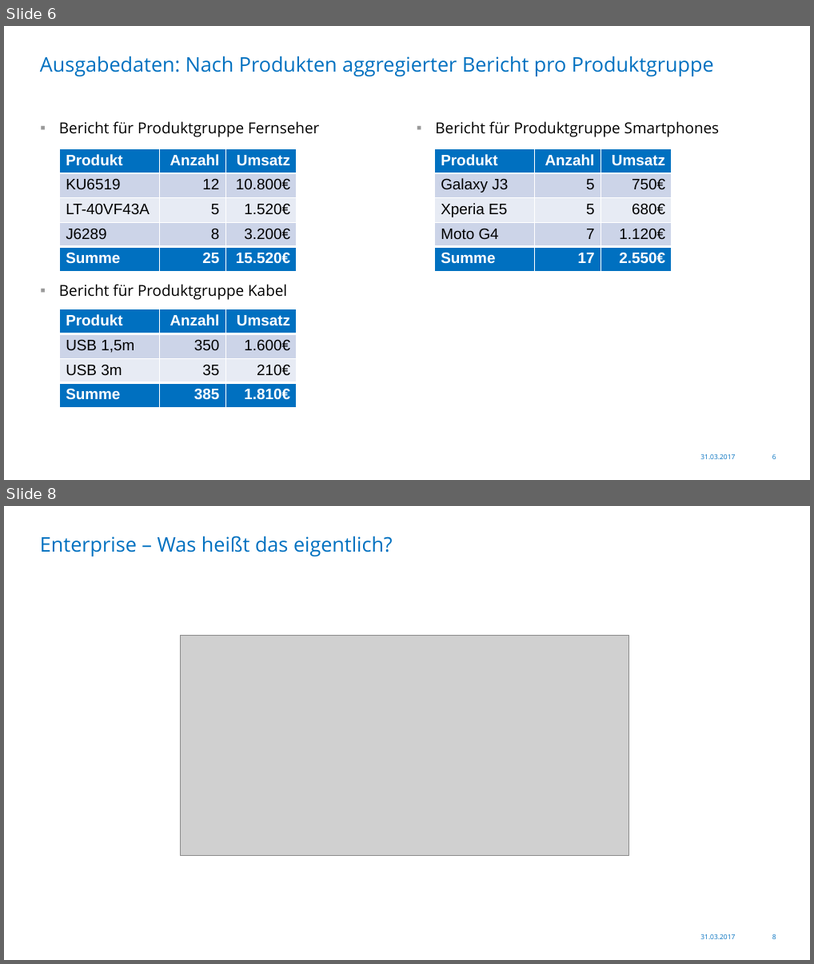
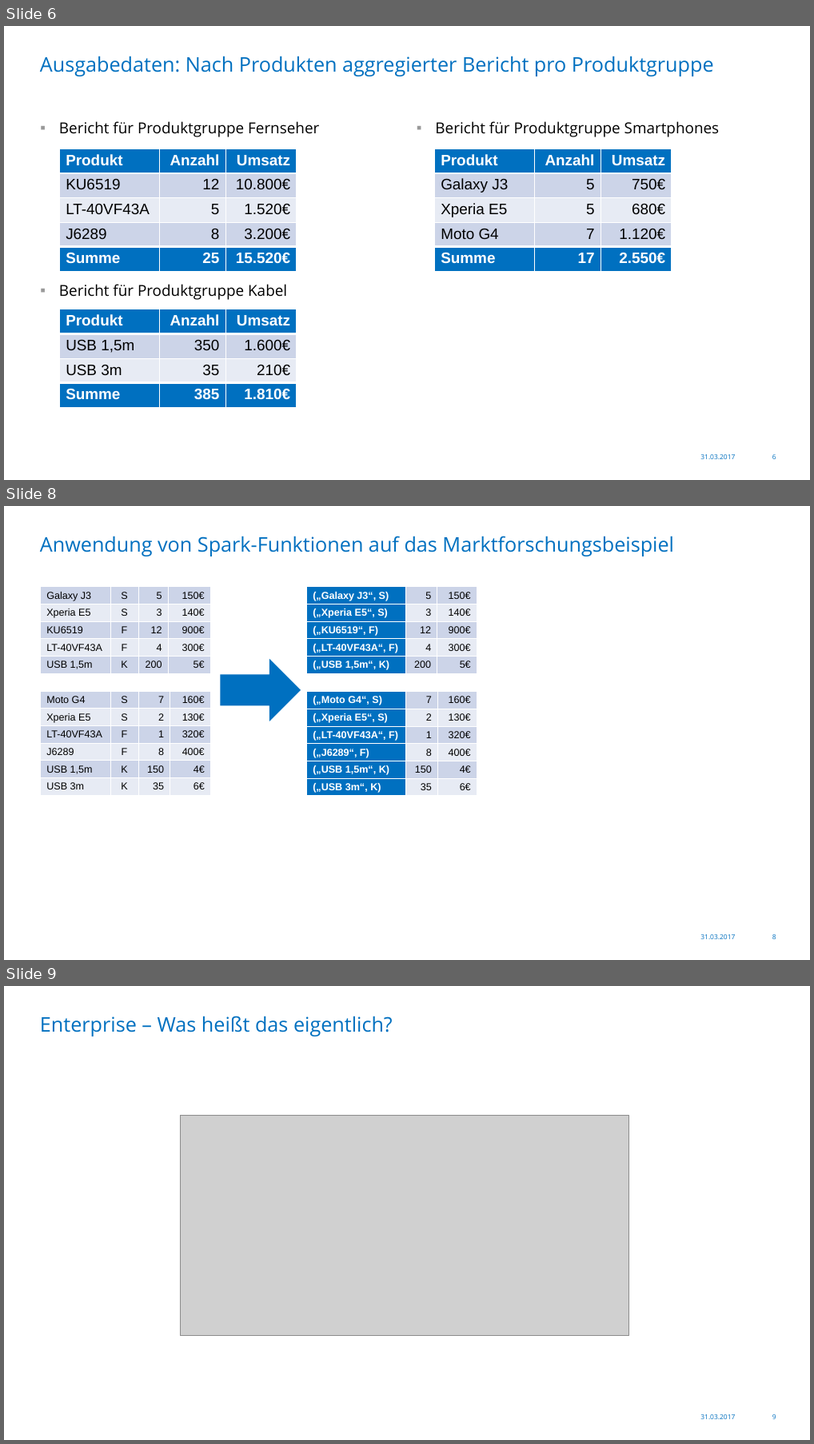
Before and after one commit to Skamandros/jug-saxony-workshop, a slide deck: src/slides/resources/2017-03-31-JUG-Saxony-Workshop-de.pptx. Shown one above the other, each under a label of ours: slides 6 and 8 before the commit, slides 6, 8 and 9 after it; the slides between them are not shown. The pictures are 814x964 and 814x1444 pixels, drawn with LibreOffice and Linux fonts; fonts in the diff are those of the drawing; grey boxes stand for pictures; background and template pictures are left out. Boxes give left, top, right and bottom in pixels: in the first picture for what was removed or moved away, otherwise in the second. Text is boxed around its words. In the diff, an @@ line names an element or a change of style, - is before the commit and + after.

```diff
--- a/src/slides/resources/2017-03-31-JUG-Saxony-Workshop-de.pptx
+++ b/src/slides/resources/2017-03-31-JUG-Saxony-Workshop-de.pptx
@@ slide 8 added at (x1=4, y1=506, x2=810, y2=960), background #FFFFFF; not listed: 2 template elements that a slide beside it also shows @@
@@ title added at (x1=40, y1=536, x2=674, y2=556), 24 pt, text #0070C0 @@
+Anwendung von Spark-Funktionen auf das Marktforschungsbeispiel
@@ table added at (x1=41, y1=587, x2=211, y2=677), 5 rows, 4 columns @@
+Galaxy J3 | S | 5 | 150€
+Xperia E5 | S | 3 | 140€
+KU6519 | F | 12 | 900€
+LT-40VF43A | F | 4 | 300€
+USB 1,5m | K | 200 | 5€
@@ table added at (x1=307, y1=587, x2=478, y2=677), 5 rows, 3 columns @@
+(„Galaxy J3“, S) | 5 | 150€
+(„Xperia E5“, S) | 3 | 140€
+(„KU6519“, F) | 12 | 900€
+(„LT-40VF43A“, F) | 4 | 300€
+(„USB 1,5m“, K) | 200 | 5€
@@ right arrow added at (x1=221, y1=659, x2=301, y2=721), fill #0070C0 @@
@@ table added at (x1=41, y1=691, x2=211, y2=800), 6 rows, 4 columns @@
+Moto G4 | S | 7 | 160€
+Xperia E5 | S | 2 | 130€
+LT-40VF43A | F | 1 | 320€
+J6289 | F | 8 | 400€
+USB 1,5m | K | 150 | 4€
+USB 3m | K | 35 | 6€
@@ table added at (x1=307, y1=692, x2=477, y2=800), 6 rows, 3 columns @@
+(„Moto G4“, S) | 7 | 160€
+(„Xperia E5“, S) | 2 | 130€
+(„LT-40VF43A“, F) | 1 | 320€
+(„J6289“, F) | 8 | 400€
+(„USB 1,5m“, K) | 150 | 4€
+(„USB 3m“, K) | 35 | 6€
@@ what was slide 8 is now slide 9 @@
```
Also in this commit, not shown: 2 slides changed.
